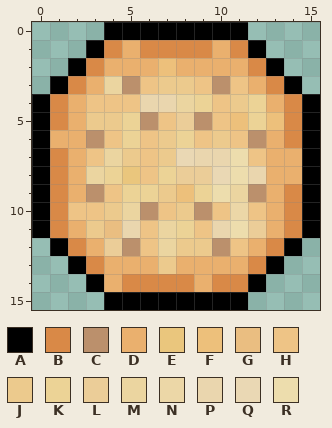
Two states of a pixel-art sprite, items/generic/food/avalicracker.png. Above is the file before it was changed.
The file is 16x16 pixels. Pixels under 10% opacity are left out. Colours within 5 levels of each other are drawn and written as one.
Palette (. is transparent): A #000000  B #d98947  C #bb906c  D #eab06e  E #eac67d  F #edc07b  G #eabe81  H #eec486  J #ecca8d  K #ecd396  L #ebcd98  M #ebd5a0  N #ecd7a7  P #ead6ae  Q #ead8b4  R #edddad
The same view after the edit:
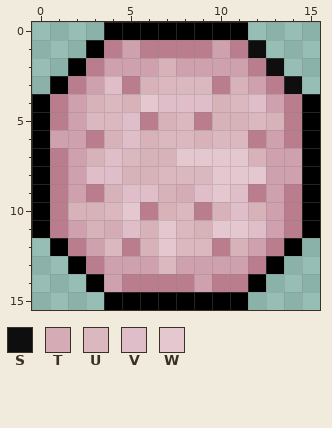
Colours new in this view: S #0e0e0e  T #d5abb5  U #dbb7c0  V #dfbec9  W #e4c7cf
Edits made:
{"colour":"B","old":"#d98947","new":"#ba7d8e"}
{"colour":"D","old":"#eab06e","new":"#cfa0ae"}
{"colour":"H","old":"#eec486","new":"#d7b2b9"}
{"y":1,"x":12,"old":"A","new":"S"}
{"y":2,"x":7,"old":"F","new":"H"}
{"y":2,"x":13,"old":"A","new":"S"}
{"y":3,"x":4,"old":"MC","new":"VB"}
{"y":3,"x":7,"old":"JJHC","new":"UUUB"}
{"y":3,"x":14,"old":"A","new":"S"}
{"y":4,"x":4,"old":"H","new":"U"}
{"y":4,"x":6,"old":"PPMK","new":"WVVV"}
{"y":4,"x":11,"old":"JK","new":"UV"}
{"y":5,"x":3,"old":"JJKC","new":"UUVB"}
{"y":5,"x":8,"old":"LC","new":"UB"}
{"y":5,"x":11,"old":"FKF","new":"HUH"}
{"y":6,"x":3,"old":"C","new":"B"}
{"y":6,"x":5,"old":"K","new":"V"}
{"y":6,"x":7,"old":"JK","new":"UU"}
{"y":6,"x":10,"old":"JHC","new":"UUB"}
{"y":7,"x":4,"old":"MJ","new":"VU"}
{"y":7,"x":7,"old":"JQPPR","new":"HWWWW"}
{"y":8,"x":3,"old":"MKE","new":"VVH"}
{"y":8,"x":7,"old":"KLLQRP","new":"UUUWWW"}
{"y":9,"x":3,"old":"C","new":"B"}
{"y":9,"x":5,"old":"KKJFKRMC","new":"VVHTVWVB"}
{"y":10,"x":4,"old":"JMC","new":"UWB"}
{"y":10,"x":8,"old":"JC","new":"UB"}
{"y":10,"x":11,"old":"N","new":"V"}
{"y":11,"x":3,"old":"JGP","new":"HTV"}
{"y":11,"x":7,"old":"MK","new":"WU"}
{"y":11,"x":10,"old":"PRL","new":"WWV"}
{"y":12,"x":4,"old":"LC","new":"UB"}
{"y":12,"x":7,"old":"MJJC","new":"WUUB"}
{"y":13,"x":7,"old":"J","new":"U"}
